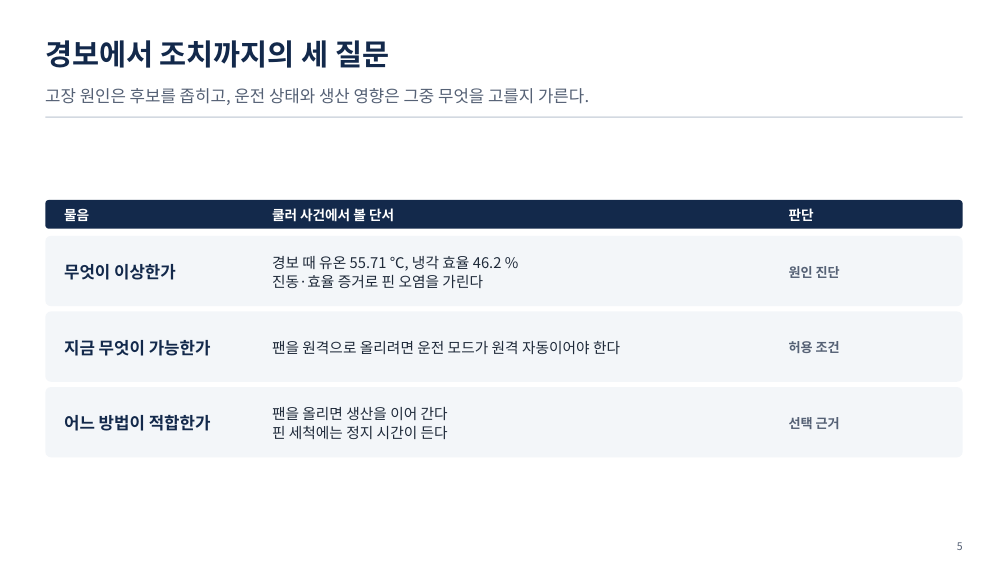
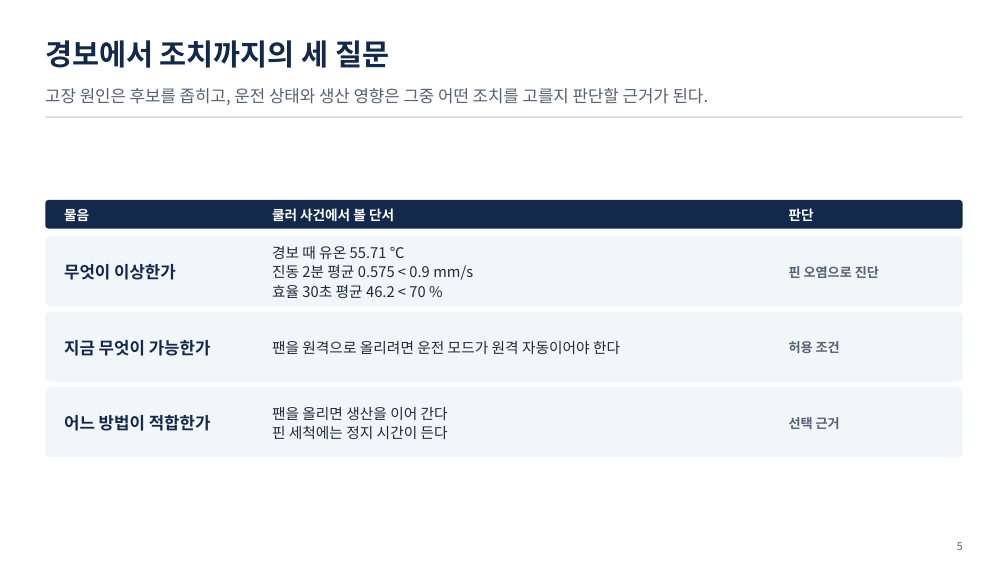
Before and after one commit to uengine-oss/hyd-iot-edu, a slide deck: slide 5 of workspace/강의제작/산출물/통합반/이론/03회차/통합반_03일차.pptx. Drawn at 1008x567 pixels with LibreOffice and Linux fonts; fonts in the diff are those of the drawing. Boxes give left, top, right and bottom in pixels: in the first picture for what was removed or moved away, otherwise in the second. Text is boxed around its words. In the diff, an @@ line names an element or a change of style, - is before the commit and + after.

Commit message:
통합 3회차 첫 단원의 진단·허용·완료 증거를 화면과 발화에 맞춤

```diff
--- a/workspace/강의제작/산출물/통합반/이론/03회차/통합반_03일차.pptx
+++ b/workspace/강의제작/산출물/통합반/이론/03회차/통합반_03일차.pptx
@@ text at <box>45,88,709,105</box>: text changed @@
-고장 원인은 후보를 좁히고, 운전 상태와 생산 영향은 그중 무엇을 고를지 가른다.
+고장 원인은 후보를 좁히고, 운전 상태와 생산 영향은 그중 어떤 조치를 고를지 판단할 근거가 된다.
@@ text at <box>272,246,473,298</box>: text changed @@
-경보 때 유온 55.71 ℃, 냉각 효율 46.2 %
-진동·효율 증거로 핀 오염을 가린다
+경보 때 유온 55.71 ℃
+진동 2분 평균 0.575 < 0.9 mm/s
+효율 30초 평균 46.2 < 70 %
@@ text at <box>789,266,879,278</box>: text changed @@
-원인 진단
+핀 오염으로 진단
```
Also in this commit, not shown: 7 other slides changed, 9 other files.
